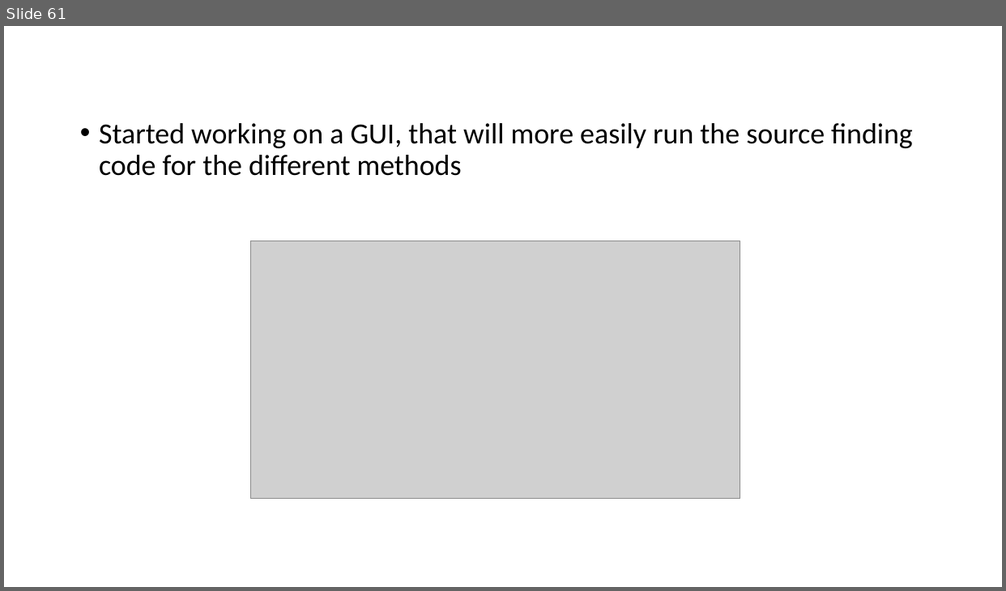
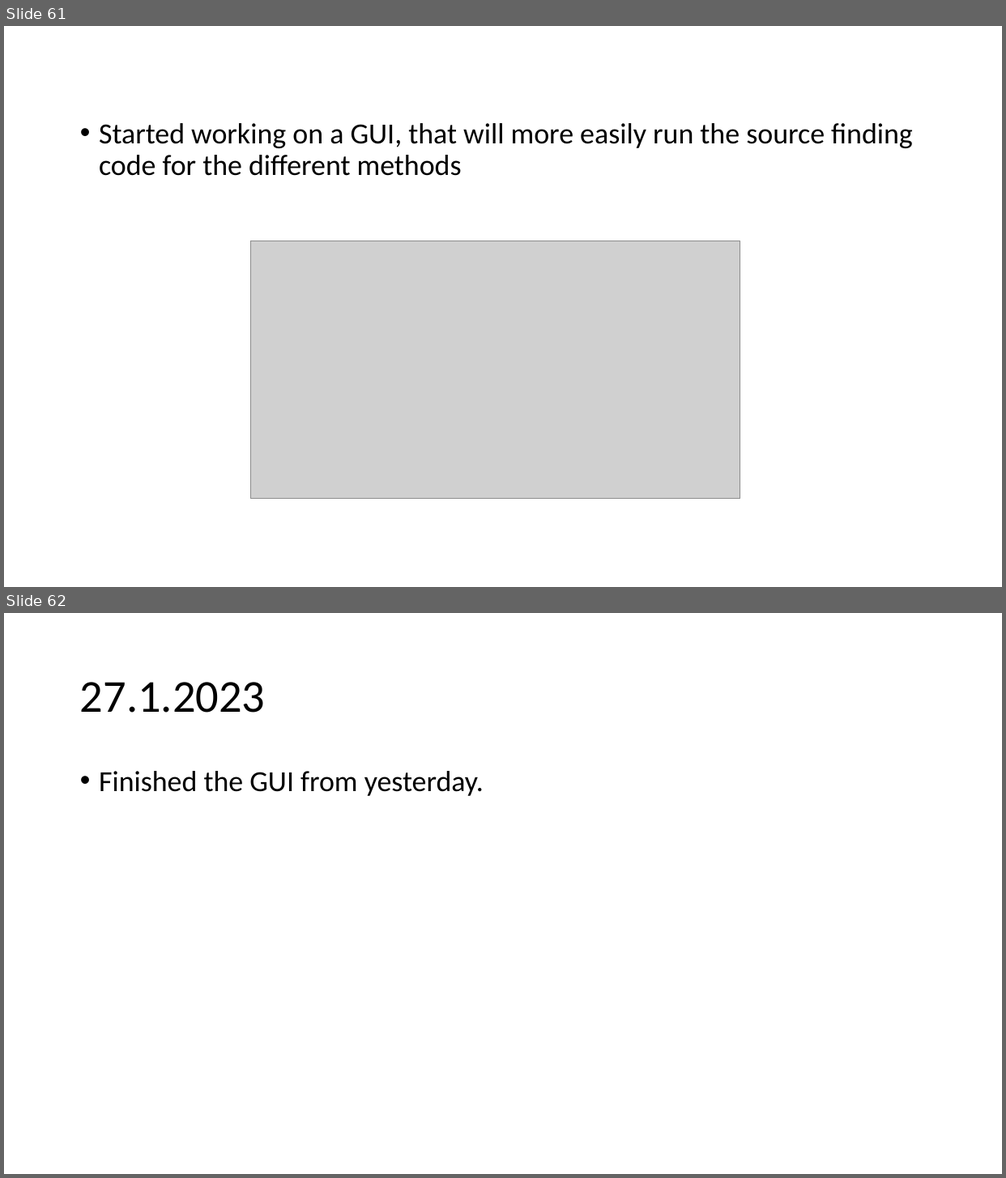
Before and after one commit to urhtrinko/DroneRadioactivity_student_job, a slide deck: reports/work_diary.pptx. Shown one above the other, each under a label of ours: slide 61 before the commit, slides 61 and 62 after it. The pictures are 1006x591 and 1006x1178 pixels, drawn with LibreOffice and Linux fonts; fonts in the diff are those of the drawing; grey boxes stand for pictures. Boxes give left, top, right and bottom in pixels: in the first picture for what was removed or moved away, otherwise in the second. Text is boxed around its words. In the diff, an @@ line names an element or a change of style, - is before the commit and + after.

```diff
--- a/reports/work_diary.pptx
+++ b/reports/work_diary.pptx
@@ slide 62 added at [4,613,1002,1174], background #FFFFFF @@
@@ title added at [80,682,266,713], 44 pt, text #000000 @@
+27.1.2023
@@ text added at [99,771,484,796], 28 pt, text #000000 @@
+• Finished the GUI from yesterday.
```
Also in this commit, not shown: 9 other files.
